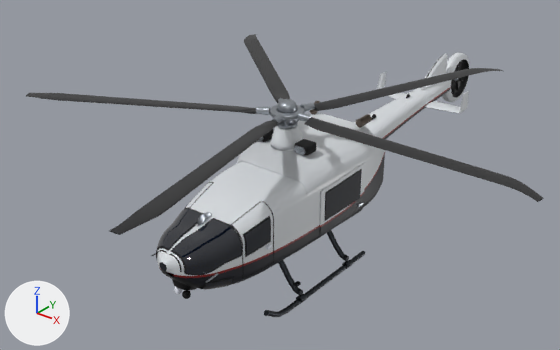
The glTF model examples/generated/vehicles/h145/h145.glb, before and after one commit.
Both versions are drawn from a 50 mm lens placed at (8.97, -11.44, 9.35), pointed at (-0.63, 0.56, 1.9). The axes (+X, +Y, +Z) are drawn at lower left. The lights are the same throughout. The picture after the commit comes second. Where no turn or scale is listed for an object, it has been applied to the vertices. Vertices at exactly the same position are counted once.

Names of what the first picture shows: 'cockpit_glass', 'cockpit_seal', 'door_right_slide', 'door_window_r', 'door_window_seal_r', 'engine_cowling', 'fuselage', 'main_rotor_blade_1', 'main_rotor_blade_2', 'main_rotor_blade_3', 'main_rotor_blade_4', 'main_rotor_blade_5', 'rotor_head_grips', 'skid_r', 'tail_boom' and 20 more.
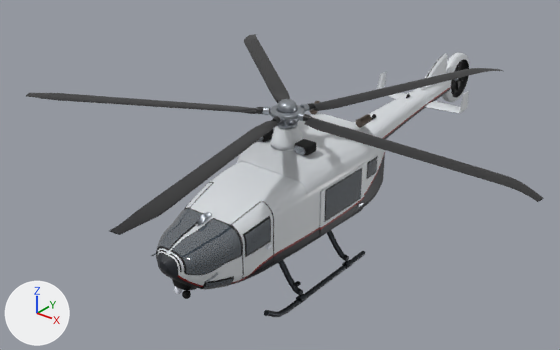
Diff of the bpy script that builds the scene:
```diff
--- a/examples/generated/vehicles/h145/h145.glb.py
+++ b/examples/generated/vehicles/h145/h145.glb.py
@@ mat_h145_glass @@
 n0 = _N.new('ShaderNodeBsdfPrincipled'); n0.name = 'Principled BSDF'
 n0.inputs[20].default_value = 0.02  # 'Coat Roughness'
+n0.inputs[3].default_value = 2.125  # 'IOR'
 n1 = _N.new('ShaderNodeOutputMaterial'); n1.name = 'Material Output'
@@ mat_h145_glass @@
 n2 = _N.new('ShaderNodeMix'); n2.name = 'Mix'
 n2.inputs[0].default_value = 1.0  # 'Factor'
-n2.inputs[7].default_value = (0.00335, 0.00605, 0.0144, 1.0)  # 'B', black #0b1220
+n2.inputs[7].default_value = (0.0999, 0.127, 0.159, 1.0)  # 'B', greyish blue #59646f
 n3 = _N.new('ShaderNodeVertexColor'); n3.name = 'Color Attribute'
@@ mat_h145_interior @@
+mat_h145_interior = bpy.data.materials.new('h145_interior')
+# nodes: BsdfPrincipled, OutputMaterial, VertexColor
@@ me_mesh_0 @@
-me_mesh_0.from_pydata(...)  # 7508 vertices, 14916 faces; spans x -0.94..0.94, y -3.56..2.56, z 1.03..2.61
+me_mesh_0.from_pydata(...)  # 7602 vertices, 15120 faces; spans x -0.94..0.94, y -3.56..2.56, z 1.03..2.61
+# me_mesh_0 part 1: 156 vertices moved within x -0.94..0.94, y -3.56..2.4, z 1.05..2.61; 4694 vertices removed from x -0.94..0.94, y -3.56..2.53, z 1.05..2.61; 4788 vertices added at x -0.94..0.94, y -3.56..2.53, z 1.05..2.61
 me_mesh_0.materials.append(mat_h145_paint)
@@ me_mesh_1 @@
 me_mesh_1.from_pydata(...)  # 2928 vertices, 5832 faces; spans x -0.9..0.9, y -3.39..-1.62, z 1.11..2.34
-me_mesh_1.materials.append(mat_h145_rubber)
+# me_mesh_1 part 2: 5832 faces centred in x -0.9..0.9, y -3.39..-1.62, z 1.12..2.34 are repainted in the vertex colours; the middle colour goes from white #ffffff to black #020203
+me_mesh_1.materials.append(mat_h145_interior)
@@ me_mesh_4 @@
 me_mesh_4.from_pydata(...)  # 880 vertices, 1756 faces; spans x 0.03..0.08, y -0.87..0.75, z -0.58..0.58
+# me_mesh_4 part 3: 764 of 880 vertices moved; they spanned x 0.05..0.08, y -0.87..0.75, z -0.52..0.51 and now span x 0.05..0.08, y -0.87..0.75, z -0.54..0.5; mean shift (0.0, 0.0, -0.04); largest move (0.07, 0.75, -0.1) -> (0.07, 0.75, -0.23)
 me_mesh_4.materials.append(mat_h145_paint)
@@ me_mesh_5 @@
-me_mesh_5.from_pydata(...)  # 224 vertices, 444 faces; spans x 0.077..0.084, y -0.74..0.585, z -0.204..0.501
-me_mesh_5.materials.append(mat_h145_rubber)
+me_mesh_5.from_pydata(...)  # 224 vertices, 444 faces; spans x 0.077..0.084, y -0.74..0.61, z -0.227..0.522
+# me_mesh_5 part 4: 222 of 224 vertices moved; they spanned x 0.077..0.084, y -0.74..0.585, z -0.204..0.501 and now span x 0.077..0.084, y -0.74..0.61, z -0.227..0.522; mean shift (0.0, 0.013, 0.009); largest move (0.084, -0.536, 0.464) -> (0.084, -0.532, 0.521)
+me_mesh_5.materials.append(mat_h145_interior)
@@ me_mesh_31 @@
-me_mesh_31.from_pydata(...)  # 220 vertices, 420 faces; spans x -0.556..0.619, y -0.613..0.595, z -0.067..0.101
+me_mesh_31.from_pydata(...)  # 220 vertices, 420 faces; spans x -0.443..0.48, y -0.48..0.47, z -0.067..0.101
+# me_mesh_31 part 5: 29 of 220 vertices moved; they spanned x 0.046..0.212, y -0.613..-0.453, z -0.054..0.092 and now span x 0.023..0.19, y -0.48..-0.384, z -0.061..0.097; mean shift (-0.026, 0.103, -0.002); largest move (0.112, -0.608, -0.029) -> (0.071, -0.474, -0.04)
+# me_mesh_31 part 6: 29 of 220 vertices moved; they spanned x 0.48..0.619, y -0.108..0.042, z -0.054..0.092 and now span x 0.41..0.48, y -0.109..0.053, z -0.061..0.097; mean shift (-0.106, 0.007, -0.002); largest move (0.613, -0.056, 0.083) -> (0.473, -0.049, 0.093)
+# me_mesh_31 part 7: 29 of 220 vertices moved; they spanned x 0.111..0.289, y 0.423..0.595, z -0.054..0.092 and now span x 0.08..0.248, y 0.356..0.47, z -0.061..0.097; mean shift (-0.04, -0.099, -0.002); largest move (0.283, 0.551, -0.007) -> (0.241, 0.417, -0.014)
+# me_mesh_31 part 8: 29 of 220 vertices moved; they spanned x -0.556..-0.372, y -0.382..-0.195, z -0.054..0.092 and now span x -0.443..-0.309, y -0.317..-0.153, z -0.061..0.097; mean shift (0.09, 0.056, -0.002); largest move (-0.501, -0.362, -0.029) -> (-0.379, -0.294, -0.04)
+# other edits to the shape of me_mesh_31 do not show in these pictures
 me_mesh_31.materials.append(mat_h145_metal)
@@ ob_rotor_blade_sleeves @@
+ob_rotor_blade_sleeves = bpy.data.objects.new('rotor_blade_sleeves', me_mesh_36_1)  # 220 vertices, 420 faces; spans x -0.556..0.619, y -0.613..0.595, z -0.055..0.093
+ob_rotor_blade_sleeves.location = (0.0, 0.0, 3.69)
@@ ob_cabin_aft_window_r @@
+ob_cabin_aft_window_r = bpy.data.objects.new('cabin_aft_window_r', me_mesh_14_1)  # 160 vertices, 316 faces; spans x 0.924..0.955, y 1.64..2.042, z 1.9..2.25
+ob_cabin_aft_window_r.location = (0.0, 0.0, 0.0)
@@ ob_cabin_aft_window_seal_r @@
+ob_cabin_aft_window_seal_r = bpy.data.objects.new('cabin_aft_window_seal_r', me_mesh_13_1)  # 160 vertices, 316 faces; spans x 0.913..0.946, y 1.618..2.063, z 1.878..2.272
+ob_cabin_aft_window_seal_r.location = (0.0, 0.0, 0.0)
```

Location of each change, [x1, y1, x2, y2] in pixels of the pictures (560 x 350 px; the box of a moved part takes in the faces that stretch with it):
'cockpit_glass', surface changed: [156, 208, 270, 290] in both
'door_window_r', surface changed: [325, 171, 361, 220] in both
'rotor_blade_sleeves', added: after [256, 98, 315, 123]
'cabin_aft_window_r', added: after [368, 158, 377, 178]
'cabin_aft_window_seal_r', added: after [367, 156, 378, 179]
part 1 of me_mesh_0, moved or reshaped: [157, 153, 382, 288] in both
part 2 of me_mesh_1, recoloured: [156, 207, 271, 289] in both
part 3 of me_mesh_4, moved or reshaped: [320, 163, 366, 232] in both
part 4 of me_mesh_5, moved or reshaped: before [325, 169, 362, 221]; after [324, 168, 362, 222]
part 5 of me_mesh_31, moved or reshaped: before [271, 114, 284, 123]; after [276, 114, 284, 122]
part 6 of me_mesh_31, moved or reshaped: before [298, 112, 312, 122]; after [298, 112, 305, 121]
part 7 of me_mesh_31, moved or reshaped: before [302, 103, 315, 112]; after [302, 104, 309, 112]
part 8 of me_mesh_31, moved or reshaped: before [256, 107, 269, 115]; after [263, 107, 269, 115]
